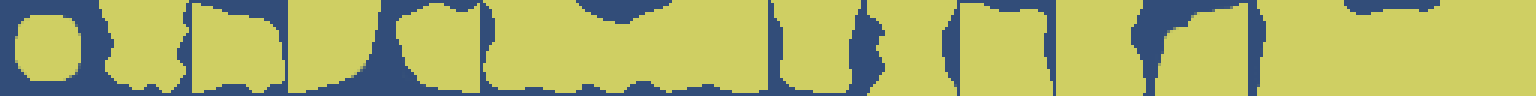
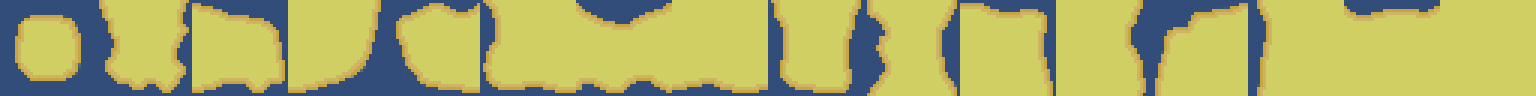
The second 1536px x 96px image is a revision of the first. Changes to its layers:
added layer "Brown Line" in group "Tiles" over [15, 0, 1440, 96]
